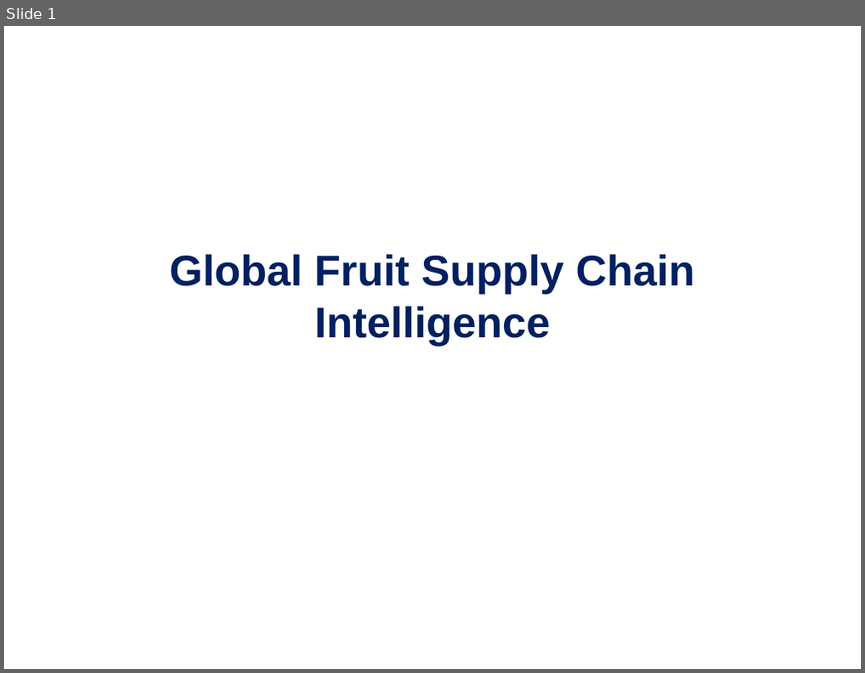
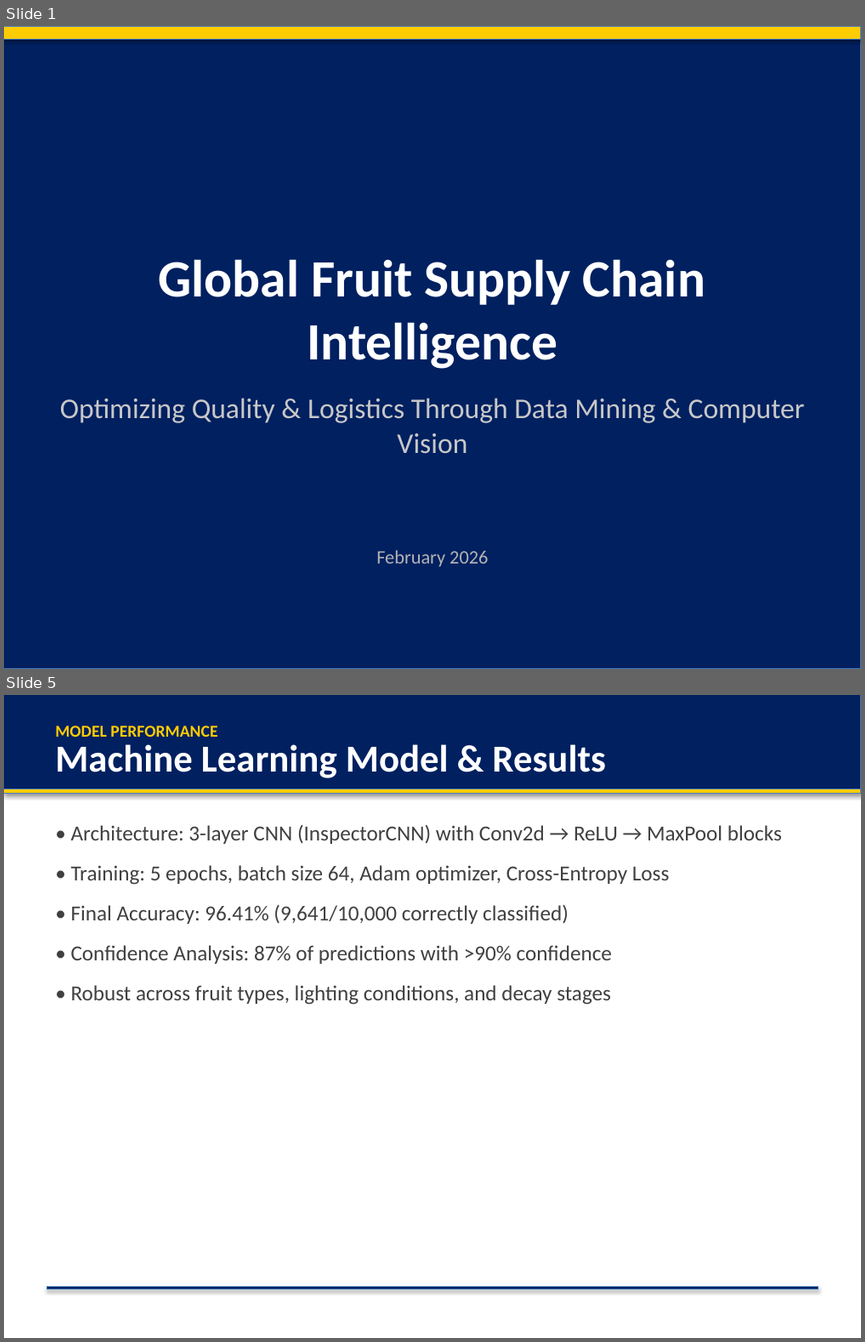
Before and after one commit to HakimiMasstar/data-mining-project, a slide deck: Global_Supply_Chain_Corporate.pptx. Shown one above the other, each under a label of ours: slide 1 before the commit, slides 1 and 5 after it; the slides between them are not shown. The pictures are 865x673 and 865x1342 pixels, drawn with LibreOffice and Linux fonts; fonts in the diff are those of the drawing. Boxes give left, top, right and bottom in pixels: in the first picture for what was removed or moved away, otherwise in the second. Text is boxed around its words. In the diff, an @@ line names an element or a change of style, - is before the commit and + after.

```diff
--- a/Global_Supply_Chain_Corporate.pptx
+++ b/Global_Supply_Chain_Corporate.pptx
@@ slide 5 added at (4,695,861,1338), background #FFFFFF @@
@@ rectangle added at (4,695,861,789), fill #002060, outline #4B7EBC 0.75 pt @@
@@ text added at (55,726,217,737), 14 pt, text #FFCC00, bold @@
+MODEL PERFORMANCE
@@ text added at (55,744,605,778), 32 pt, text #FFFFFF, bold @@
+Machine Learning Model & Results
@@ rectangle added at (4,789,861,794), fill #FFCC00, outline #4B7EBC 0.75 pt @@
@@ text added at (71,825,782,1004), 18 pt, text #404040 @@
+• Architecture: 3-layer CNN (InspectorCNN) with Conv2d → ReLU → MaxPool blocks
+• Training: 5 epochs, batch size 64, Adam optimizer, Cross-Entropy Loss
+• Final Accuracy: 96.41% (9,641/10,000 correctly classified)
+• Confidence Analysis: 87% of predictions with >90% confidence
+• Robust across fruit types, lighting conditions, and decay stages
@@ rectangle added at (46,1287,818,1289), fill #002060, outline #4B7EBC 0.75 pt @@
@@ slide 1 changed as well @@
@@ rectangle added at (4,26,861,669), fill #002060, outline #4B7EBC 0.75 pt @@
@@ rectangle added at (4,26,861,39), fill #FFCC00, outline #4B7EBC 0.75 pt @@
@@ text "Global Fruit Supply Chain Intelligence": place and size @@
-text "Global Fruit Supply Chain Intelligence" at (170,254,695,346)
+text "Global Fruit Supply Chain Intelligence" at (158,259,705,369)
@@ text "Global Fruit Supply Chain Intelligence" at (158,259,705,369): size 36 to 44 pt, font Arial to Calibri, text colour #002060 to #FFFFFF; vertical alignment middle to top @@
@@ text added at (60,397,805,454), 24 pt, text #C8C8C8 @@
+Optimizing Quality & Logistics Through Data Mining & Computer Vision
@@ text added at (376,550,488,567), 16 pt, text #B4B4B4 @@
+February 2026
```
Also in this commit, not shown: 1 other slide changed, 7 other slides added, 8 slides removed, 3 other files.
